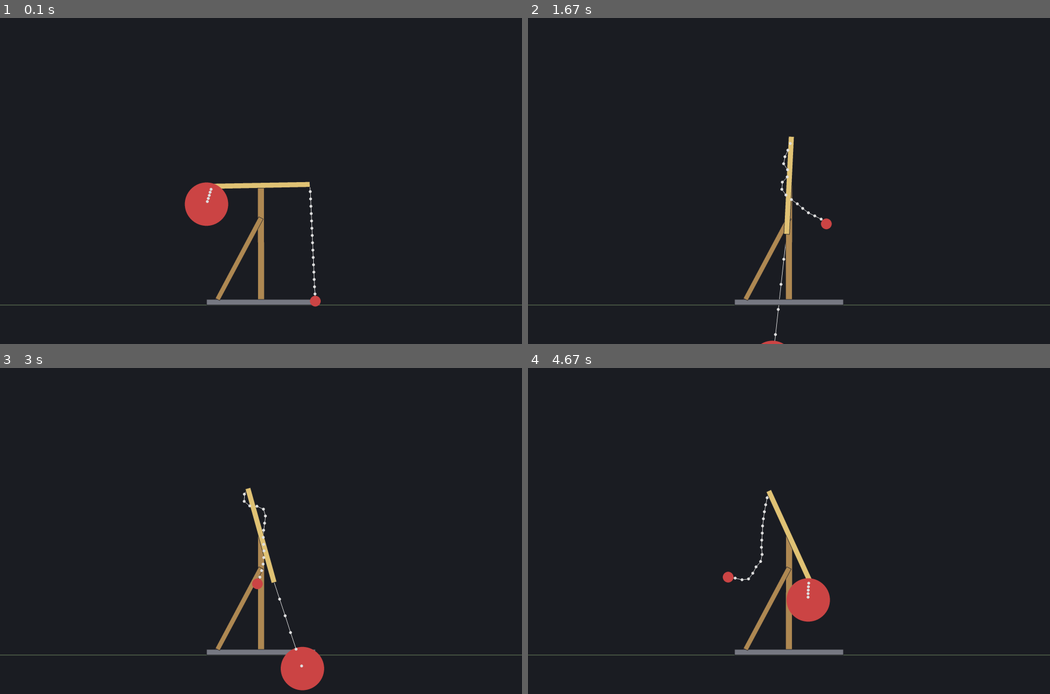
Above: before the commit, frames 1-4 (two rows, left to right).
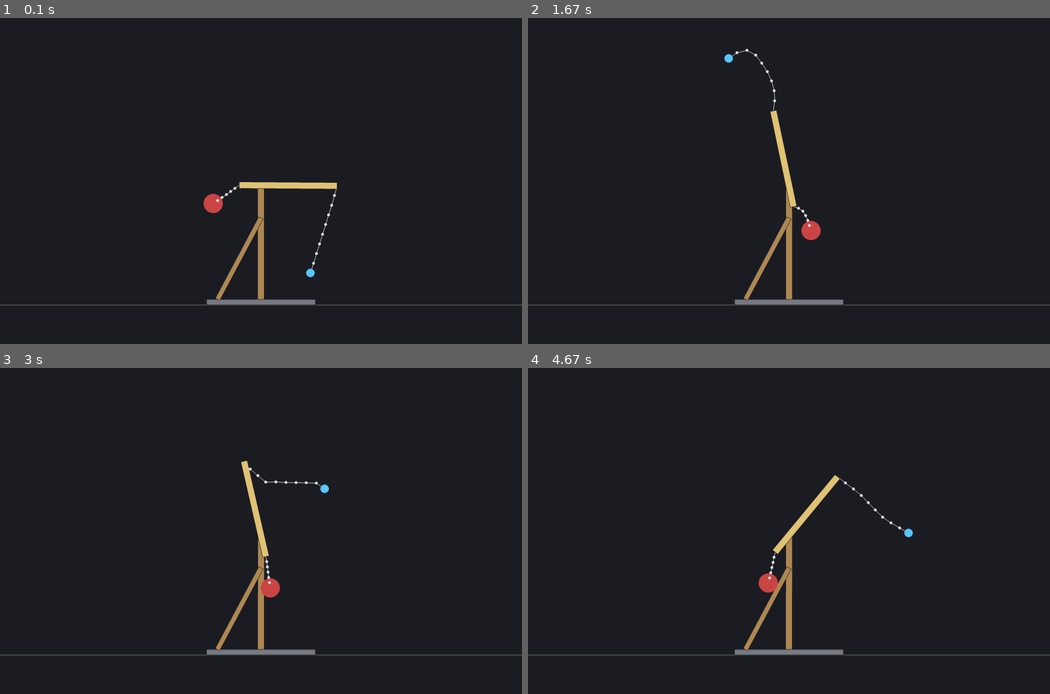
Above: after the commit, the same moments.

Repository: wedrownix/Symulator_fizyczny
Game: pygame game, started from Trebusz_Claude.py
The game is run twice, just before and just after one commit, with the same random seed, the same clock (stepped at 60 frames per second) and the same inputs.
Inputs:
- Up to frame 1 (0.1 s): no input
- Up to frame 2 (1.67 s): tap Space at 0.33, 0.73, 1.03, 1.23, 1.57 s
- Up to frame 3 (3 s): tap Space at 1.87, 2.07, 2.37, 2.63, 2.97 s
- Up to frame 4 (4.67 s): tap Space at 3.27, 3.4, 3.8, 4.1, 4.47 s

The runs differ from the first frame. In frame 1, 1.3% of the frame differs, in the area x 35-65%, y 50-89%; in frame 2, 1.1%; in frame 3, 1.7%; in frame 4, 2.0%, in the area x 37-74%, y 32-78%.

Commit message:
Poprawka kodu

Diff:
--- a/Trebusz_Claude.py
+++ b/Trebusz_Claude.py
@@ -43,6 +43,43 @@
 inertia= ręcznie: I = suma(I_i + m_i * d_i^2).
 UWAGA: z tablic bierzemy zawsze wersję WZGLĘDEM ŚRODKA (pręt: mL^2/12),
 nigdy względem końca (mL^2/3) - resztę dołoży solver.
+
+DLACZEGO LINKI SIĘ ROZCIĄGAJĄ (najważniejsze przy strojeniu sceny)
+------------------------------------------------------------------
+Więz o compliance = 0 jest w teorii nierozciągliwy, ale solver jest typu
+Gauss-Seidel: przechodzi po więzach po kolei, jeden po drugim. Zbieżność
+takiego przechodzenia psuje się dramatycznie, gdy sąsiednie ciała mają
+skrajnie różne masy - lekkie ogniwo nie jest w stanie zatrzymać ciężkiego
+ładunku w jednym przejściu i lina "gumuje".
+
+Zmierzone na scenie z ładunkiem 100 kg, lina z 5 ogniw, 40 podkroków:
+
+    masa ogniwa      maks. rozciągnięcie liny
+    0.001 kg              169 %          <- to był Twój przypadek
+    0.01  kg               16 %
+    0.1   kg                1.2 %
+    0.5   kg                0.17 %
+    2.0   kg                0.04 %
+
+    liczba podkroków (masa ogniwa 0.01 kg):   20 -> 66 %,  40 -> 16 %,
+                                             100 -> 2.4 %, 200 -> 0.55 %
+    liczba iteracji  (masa ogniwa 0.01 kg):    1 -> 16 %,    2 -> 7.7 %,
+                                               4 -> 3.6 %,   8 -> 1.6 %
+    liczba ogniw     (masa ogniwa 1 kg):       2 -> 0.03 %, 20 -> 0.43 %
+
+CZTERY POKRĘTŁA, w kolejności od najskuteczniejszego:
+
+ 1. nodeMass w connectRopeChain  -- REGUŁA KCIUKA: masa ogniwa nie mniejsza
+    niż 1/100 masy ładunku (dla 0.1 % błędu: 1/20). Najtańsze i najskuteczniejsze.
+ 2. World.numSubSteps            -- błąd maleje mniej więcej jak 1/n^2,
+    koszt rośnie liniowo.
+ 3. World.numIterations          -- dodatkowe przejścia po więzach w jednym
+    podkroku; działa słabiej niż podkroki przy tym samym koszcie.
+ 4. numNodes                     -- każde ogniwo to kolejne "kolanko" do
+    przepchnięcia informacji o sile, więc mniej ogniw = sztywniej.
+
+Compliance zostawiamy 0.0 - dodatnia compliance rozciąga linę CELOWO
+(to sprężyna) i nie jest lekarstwem na problem zbieżności.
 
 Sterowanie: SPACJA pauza, R restart, ESC wyjście.
 ===============================================================================
@@ -431,79 +468,166 @@
 
 class Joint:
     """
-    Klasa bazowa. Wzorzec Metoda Szablonowa:
-        solve() = solvePosition() + solveOrientation()
-    a podklasy składają się z gotowych klocków ze slajdów:
-        attach()      = Attach(p1, p2, d_rest, alpha)
-        alignAngle()  = AlignAxes(a1, a2, alpha)      (w 2D: wyrównanie kątów)
-        limitAngle()  = LimitAngle(n, a1, a2, min, max, alpha)
-
-    RAMKI ZACZEPIENIA (slajd "Attachment Frames"):
-    punkt i kąt złącza podajemy RAZ, w układzie świata, przy tworzeniu.
-    Konstruktor zapamiętuje je lokalnie w obu ciałach (localPos/localRot),
-    więc potem jeżdżą razem z ciałami za darmo. updateGlobalFrames()
-    odtwarza aktualne położenie tych ramek w świecie.
+    ===========================================================================
+    KLASA BAZOWA WSZYSTKICH ZŁĄCZY - jak to działa
+    ===========================================================================
+
+    IDEA
+    ----
+    Złącze nie jest obiektem fizycznym. To REGUŁA, którą solver wymusza na
+    dwóch ciałach po tym, jak poleciały one swobodnie w kroku integracji.
+    Każde złącze umie odpowiedzieć na dwa pytania:
+        "o ile te dwa punkty się rozjechały?"   -> solvePosition()
+        "o ile te dwa kąty się rozjechały?"     -> solveOrientation()
+    i zlecić poprawkę. Poprawki liczą dwie funkcje globalne
+    (applyLinearCorrection / applyAngularCorrection), więc sama klasa Joint
+    nie zawiera ani jednego wzoru XPBD - tylko decyduje, CO ma być poprawione.
+
+    DWA UKŁADY WSPÓŁRZĘDNYCH (slajd "Attachment Frames")
+    ----------------------------------------------------
+    Punkt zaczepienia podajesz RAZ, przy tworzeniu złącza, w układzie świata
+    (np. "zawias jest w (0, 2.2)"). Konstruktor natychmiast przelicza go na
+    współrzędne LOKALNE obu ciał (localPos0, localPos1) i tylko te zapamiętuje.
+
+        localPos = worldToLocal(anchor)      <- raz, przy montażu
+        globalPos = localToWorld(localPos)   <- co podkrok, w updateGlobalFrames
+
+    Dzięki temu punkt zaczepienia "jeździ" razem z ciałem za darmo: gdy belka
+    się obróci, jej lokalny punkt (0.9, 0) sam wyląduje w nowym miejscu świata.
+    To samo dotyczy kątów: localRot to kąt ramki złącza względem własnego kąta
+    ciała, a globalRot = body.rot + localRot.
+
+    DWIE RAMKI, NIE JEDNA
+    ---------------------
+    Każde złącze ma DWIE ramki: jedną przyklejoną do body0, drugą do body1.
+    W chwili montażu obie leżą w tym samym miejscu i mają ten sam kąt.
+    Podczas symulacji rozjeżdżają się - i właśnie ten rozjazd
+    (globalPos1 - globalPos0, globalRot1 - globalRot0) jest naruszeniem więzu,
+    które solver kasuje. Cała reszta klasy to tylko różne sposoby mierzenia
+    tego rozjazdu.
+
+    KONWENCJA ZNAKU (jedna dla całego silnika)
+    ------------------------------------------
+    corr = wielkość, o którą ma ZMALEĆ różnica (wartość_ciała_1 - wartość_ciała_0).
+    Ciało 0 dostaje korektę "+", ciało 1 "-". Ta sama umowa obowiązuje dla
+    pozycji, kątów i tłumienia, dzięki czemu podklasy nie muszą myśleć o znakach.
+
+    WZORZEC: METODA SZABLONOWA
+    --------------------------
+    solve() ma ustaloną strukturę (najpierw pozycja, potem orientacja), a to,
+    CO się w tych krokach dzieje, dopisują podklasy. Klasa bazowa daje im do
+    tego gotowe klocki ze slajdów Müllera:
+
+        attach()      = Attach       - trzymaj punkty w zadanej odległości
+        alignAngle()  = AlignAxes    - trzymaj zadany kąt względny
+        limitAngle()  = LimitAngle   - trzymaj kąt w przedziale
+        dampLinear/dampAngular       - tłumienie na poziomie prędkości
+
+    Stąd definicje złączy są jednolinijkowe:
+        linka   = attach(length, unilateral=True)
+        zawias  = attach(0) [+ limitAngle(...)]
+        spaw    = attach(0) + alignAngle(restAngle)
+    Dodanie nowego złącza (np. suwaka) nie wymaga dotykania solvera - wystarczy
+    złożyć inne klocki. To jest sens dziedziczenia po tej klasie.
     """
 
     def __init__(self, body0: Body, body1: Body, anchor: Vec2,
                  frameAngle: float = 0.0):
         self.body0 = body0
         self.body1 = body1
-        self.disabled = False
-
+        self.disabled = False        # True -> złącze pomijane (np. zwolnienie)
+
+        # --- MONTAŻ: przeliczenie punktu i kąta na układy lokalne obu ciał.
+        # Robione dokładnie raz. Od tej chwili złącze "trzyma się" ciał.
         self.localPos0 = body0.worldToLocal(anchor)
         self.localPos1 = body1.worldToLocal(anchor)
         self.localRot0 = frameAngle - body0.rot
         self.localRot1 = frameAngle - body1.rot
 
+        # --- bufory na aktualne (globalne) położenia ramek; odświeżane
+        # w updateGlobalFrames() i czytane potem przez solver i rysowanie
         self.globalPos0 = anchor.clone()
         self.globalPos1 = anchor.clone()
         self.globalRot0 = frameAngle
         self.globalRot1 = frameAngle
 
-        self.force = 0.0          # ostatnia siła więzu [N]
-        self.torque = 0.0         # ostatni moment więzu [Nm]
-        self.elongation = 0.0     # ostatnie wydłużenie [m]
+        # --- diagnostyka: co ostatnio "kosztowało" utrzymanie tego złącza
+        self.force = 0.0          # siła więzu [N]   = lambda/dt^2
+        self.torque = 0.0         # moment więzu [Nm]
+        self.elongation = 0.0     # rozjazd punktów ponad długość spoczynkową [m]
 
     def updateGlobalFrames(self) -> None:
+        """Gdzie SĄ TERAZ obie ramki zaczepienia.
+
+        Wołane na początku każdego klocka (attach/alignAngle/limitAngle), a nie
+        raz na podkrok - i to jest celowe: klocki wykonują się po kolei, każdy
+        zmienia pozycje ciał, więc drugi klocek musi patrzeć na stan już
+        poprawiony przez pierwszy. To jest istota metody Gaussa-Seidla."""
         self.globalPos0 = self.body0.localToWorld(self.localPos0)
         self.globalPos1 = self.body1.localToWorld(self.localPos1)
         self.globalRot0 = self.body0.rot + self.localRot0
         self.globalRot1 = self.body1.rot + self.localRot1
 
     def relativeAngle(self) -> float:
+        """Kąt między ramkami, sprowadzony do (-pi, pi].
+
+        Normalizacja jest konieczna, bo body.rot rośnie bez ograniczeń (koło,
+        które zrobiło 10 obrotów, ma rot = 62.8). Bez niej różnica kątów
+        wyszłaby np. 6.2 zamiast -0.08 i spaw szarpnąłby ciałem o pełny obrót."""
         return normalizeAngle(self.globalRot1 - self.globalRot0)
 
     # ---- szablon --------------------------------------------------------
     def solve(self) -> None:
+        """METODA SZABLONOWA: stały scenariusz, zmienna treść.
+
+        Kolejność ma znaczenie: najpierw ustawiamy punkty (pozycja), potem
+        kąty (orientacja). Odwrotna kolejność też by działała, ale zbiegałaby
+        wolniej - poprawka kątowa przesuwa punkty zaczepienia, więc lepiej
+        żeby to ona była ostatnia."""
         if self.disabled:
             return
         self.solvePosition()
         self.solveOrientation()
 
     def solvePosition(self) -> None:
+        """Do nadpisania: więzy na POŁOŻENIE punktów zaczepienia."""
         pass
 
     def solveOrientation(self) -> None:
+        """Do nadpisania: więzy na KĄT względny ciał."""
         pass
 
     def solveVelocity(self, dt: float) -> None:
+        """Do nadpisania: korekty na POZIOMIE PRĘDKOŚCI (tłumienie, napędy).
+        Wołane po updateVelocities, czyli gdy prędkości są już policzone."""
         pass
 
-    # ---- klocki ---------------------------------------------------------
+    # ---- klocki (Building Blocks ze slajdów) ----------------------------
     def attach(self, restDistance: float = 0.0, compliance: float = 0.0,
                unilateral: bool = False) -> None:
-        """Attach(p1, p2, d_rest, alpha): trzyma punkty zaczepienia
-        w odległości restDistance. restDistance = 0 -> punkty się pokrywają.
-        unilateral = True -> linka (działa tylko na rozciąganie)."""
+        """Attach(p1, p2, d_rest, alpha) - trzyma punkty zaczepienia
+        w odległości restDistance.
+
+            restDistance = 0     -> punkty mają się pokrywać (zawias, spaw)
+            restDistance = L     -> odległość dokładnie L (pręt, linka)
+            unilateral = True    -> więz jednostronny: działa tylko gdy
+                                    odległość jest ZA DUŻA. Tak zachowuje się
+                                    lina: można ją zwinąć, nie można rozciągnąć.
+
+        Krok po kroku:
+            d           wektor od punktu na ciele 0 do punktu na ciele 1
+            elongation  o ile ten wektor jest dłuższy niż ma być (to jest C)
+            corr        wektor o długości C, skierowany wzdłuż d -> tyle ma
+                        zniknąć z różnicy (pozycja1 - pozycja0)
+        """
         self.updateGlobalFrames()
         d = Vec2().subtractVectors(self.globalPos1, self.globalPos0)
         dist = d.length()
         if dist == 0.0:
-            return
+            return                      # punkty się pokrywają - nie ma kierunku
         self.elongation = dist - restDistance
         if unilateral and self.elongation < 0.0:
-            self.force = 0.0
+            self.force = 0.0            # lina luźna - żadnej siły
             return
         corr = d.scale(self.elongation / dist)
         self.force = applyLinearCorrection(corr, self.body0, self.globalPos0,
@@ -511,7 +635,15 @@
                                            compliance)
 
     def alignAngle(self, targetAngle: float = 0.0, compliance: float = 0.0) -> None:
-        """AlignAxes: wymusza zadany kąt względny ramek."""
+        """AlignAxes(a1, a2, alpha) - wymusza zadany kąt względny ramek.
+
+        W 3D trzeba do tego iloczynu wektorowego dwóch osi (a1 x a2), bo osi
+        obrotu jest wiele. W 2D oś jest jedna, więc "kąt względny" to zwykła
+        liczba i cały więz sprowadza się do odejmowania.
+
+        targetAngle = 0 oznacza "obie ramki mają ten sam kąt", czyli spaw.
+        Uwaga: FixedJoint podaje tu restAngle zapamiętany przy montażu, żeby
+        nie prostować na siłę belek, które zostały zbudowane pod kątem."""
         self.updateGlobalFrames()
         corr = normalizeAngle(self.relativeAngle() - targetAngle)
         self.torque = applyAngularCorrection(corr, self.body0, self.body1,
@@ -519,8 +651,15 @@
 
     def limitAngle(self, minAngle: float, maxAngle: float,
                    compliance: float = 0.0) -> None:
-        """LimitAngle: nic nie robi wewnątrz zakresu, na krawędzi popycha
-        z powrotem. Ustawienie min = max daje serwo (kąt docelowy)."""
+        """LimitAngle(n, a1, a2, min, max, alpha) - ogranicznik zakresu.
+
+        Wewnątrz przedziału NIE ROBI NIC (zawias jest swobodny), a po jego
+        przekroczeniu popycha z powrotem dokładnie do krawędzi. To jest więz
+        jednostronny, kątowy odpowiednik liny.
+
+        Sztuczka: ustawienie minAngle = maxAngle = fi zamienia ogranicznik
+        w serwo, które trzyma zadany kąt. Tak właśnie na slajdach Müllera
+        z tego samego klocka powstają Hinge, Servo i Motor."""
         self.updateGlobalFrames()
         phi = self.relativeAngle()
         if minAngle <= phi <= maxAngle:
@@ -530,15 +669,23 @@
                                              self.body0, self.body1, compliance)
 
     def dampAngular(self, dt: float, coeff: float) -> None:
-        """DampAngular ze slajdu: zbliża prędkości kątowe obu ciał.
-        Działa na POZIOMIE PRĘDKOŚCI, czyli po updateVelocities."""
+        """DampAngular ze slajdu - zbliża prędkości kątowe obu ciał.
+
+        Nie jest to tarcie w przegubie w sensie fizycznym, tylko wygaszanie
+        drgań. Mnożnik min(coeff*dt, 1) gwarantuje, że nigdy nie odejmiemy
+        więcej niż całą różnicę prędkości - inaczej tłumienie zaczęłoby
+        rozkręcać układ w drugą stronę."""
         if coeff <= 0.0:
             return
         corr = (self.body1.omega - self.body0.omega) * min(coeff * dt, 1.0)
         applyAngularCorrection(corr, self.body0, self.body1, 0.0, velocityLevel=True)
 
     def dampLinear(self, dt: float, coeff: float) -> None:
-        """DampLinear ze slajdu: tłumi względny ruch punktów zaczepienia."""
+        """DampLinear ze slajdu - tłumi względny ruch punktów zaczepienia.
+
+        velocityAt() liczy prędkość PUNKTU ciała (v + omega x r), a nie
+        środka masy - bo to punkt zaczepienia jest tym, co ma przestać drgać.
+        Przydatne na linkach: bez tego łańcuch ogniw drga w nieskończoność."""
         if coeff <= 0.0:
             return
         self.updateGlobalFrames()
@@ -559,7 +706,7 @@
 
     def __init__(self, body0: Body, body1: Body, anchor0: Vec2, anchor1: Vec2,
                  length: Optional[float] = None, compliance: float = 0.0,
-                 unilateral: bool = True, damping: float = 0.2):
+                 unilateral: bool = True, damping: float = 0.0):
         super().__init__(body0, body1, anchor0)
         self.localPos1 = body1.worldToLocal(anchor1)   # drugi koniec osobno
         self.globalPos1 = anchor1.clone()
@@ -653,10 +800,18 @@
     """
 
     def __init__(self, gravity: Vec2 = Vec2(0.0, -9.81),
-                 dt: float = 1.0 / 60.0, numSubSteps: int = 40):
+                 dt: float = 1.0 / 60.0, numSubSteps: int = 40,
+                 numIterations: int = 1):
         self.gravity = gravity.clone()
         self.dt = dt
+        # POKRĘTŁO nr 2: więcej podkroków = sztywniejsze więzy (błąd ~ 1/n^2),
+        # koszt rośnie liniowo. To pierwsza rzecz do podkręcenia, gdy linki
+        # się rozciągają, a nie da się już zwiększyć masy ogniw.
         self.numSubSteps = numSubSteps
+        # POKRĘTŁO nr 3: dodatkowe przejścia po więzach WEWNĄTRZ podkroku.
+        # Przy tym samym koszcie działa słabiej niż podkroki (patrz tabela
+        # w nagłówku), ale bywa przydatne, gdy dt jest już bardzo małe.
+        self.numIterations = numIterations
         self.bodies: List[Body] = []
         self.joints: List[Joint] = []
 
@@ -693,13 +848,46 @@
         return self._add(RopeJoint(b0, b1, anchor0, anchor1, **kw))
 
     def connectRopeChain(self, b0: Body, anchor0: Vec2, b1: Body, anchor1: Vec2,
-                         numNodes: int = 4, nodeMass: float = 0.1,
-                         length: Optional[float] = None) -> List[PointMass]:
+                         numNodes: int = 4, nodeMass: Optional[float] = None,
+                         length: Optional[float] = None,
+                         compliance: float = 0.0) -> List[PointMass]:
         """Lina z ogniw: b0 --o--o--o--o-- b1. Zamiast jednego więzu robimy
-        łańcuch mas punktowych, dzięki czemu lina naprawdę zwisa i faluje."""
+        łańcuch mas punktowych, dzięki czemu lina naprawdę zwisa i faluje.
+
+        TU SIĘ STROI ROZCIĄGLIWOŚĆ LINY (patrz tabela w nagłówku pliku):
+
+        nodeMass -- POKRĘTŁO nr 1, najważniejsze. Solver jest typu
+            Gauss-Seidel, więc przy skrajnym stosunku mas (ogniwo 0.001 kg
+            trzymające 100 kg) informacja o sile nie zdąży przejść przez
+            łańcuch w jednym przejściu i lina się "gumuje". Reguła kciuka:
+            masa ogniwa >= masa ładunku / 100. Poniżej jest to wymuszane
+            automatycznie, z komunikatem - żeby scena nie psuła się po cichu.
+            nodeMass = None -> masa dobrana sama (1/50 masy ładunku).
+
+        numNodes -- POKRĘTŁO nr 4. Każde ogniwo to kolejne kolanko, przez
+            które musi przejść siła, więc mniej ogniw = sztywniejsza lina.
+            Więcej ogniw = ładniejszy zwis. 4-8 to zwykle dobry kompromis.
+
+        compliance -- zostawiamy 0.0. Dodatnia compliance to CELOWA
+            sprężystość liny (w m/N), a nie lekarstwo na złą zbieżność.
+        """
+        # --- dobór masy ogniwa i zabezpieczenie przed skrajnym stosunkiem mas
+        loadMass = b1.mass if b1.mass > 0.0 else b0.mass
+        if nodeMass is None:
+            nodeMass = max(loadMass / 50.0, 1e-3)
+        minMass = loadMass / 100.0
+        if loadMass > 0.0 and nodeMass < minMass:
+            print(f"[lina] masa ogniwa {nodeMass:g} kg jest za mała wobec "
+                  f"ładunku {loadMass:g} kg - podnoszę do {minMass:g} kg "
+                  f"(inaczej lina będzie się rozciągać)")
+            nodeMass = minMass
+
         if length is None:
             length = Vec2().subtractVectors(anchor1, anchor0).length()
-        seg = length / (numNodes + 1)
+        seg = length / (numNodes + 1)          # długość pojedynczego ogniwa
+
+        # kierunek, wzdłuż którego rozkładamy ogniwa na starcie; dzięki temu
+        # w chwili t = 0 żaden więz nie jest naruszony i nie ma "szarpnięcia"
         direction = Vec2().subtractVectors(anchor1, anchor0)
         dl = direction.length()
         direction.scale(1.0 / dl if dl > 0.0 else 0.0)
@@ -710,10 +898,13 @@
             p = anchor0.clone().add(direction, seg * (i + 1))
             node = self.addPointMass(p.x, p.y, nodeMass, 0.03,
                                      color=(225, 225, 225))
-            self.connectRope(prevBody, node, prevPoint, p, length=seg)
+            self.connectRope(prevBody, node, prevPoint, p, length=seg,
+                             compliance=compliance)
             nodes.append(node)
             prevBody, prevPoint = node, p
-        self.connectRope(prevBody, b1, prevPoint, anchor1, length=seg)
+        # ostatnie ogniwo domyka łańcuch do ciała docelowego
+        self.connectRope(prevBody, b1, prevPoint, anchor1, length=seg,
+                         compliance=compliance)
         return nodes
 
     def _add(self, obj):
@@ -726,8 +917,9 @@
         for _ in range(self.numSubSteps):
             for b in self.bodies:
                 b.integrate(sdt, self.gravity)
-            for j in self.joints:
-                j.solve()
+            for _ in range(self.numIterations):
+                for j in self.joints:
+                    j.solve()
             for b in self.bodies:
                 b.updateVelocities()
             for j in self.joints:
@@ -763,45 +955,58 @@
 # %% 8. SCENA - PRZYKŁAD BUDOWY Z KLOCKÓW
 # =============================================================================
 
-world = World(gravity=Vec2(0.0, -9.81), dt=1.0 / 60.0, numSubSteps=40)
+world = World(gravity=Vec2(0.0, -9.81), dt=1.0 / 60.0,
+              numSubSteps=40,        # POKRĘTŁO nr 2 (sztywność wszystkich więzów)
+              numIterations=1)       # POKRĘTŁO nr 3
 
 
 def setup_scene() -> None:
-    """Żuraw: nieruchoma podstawa -> maszt (spaw) -> wysięgnik na zawiasie
-    -> odciąg z linki -> ładunek na linie z ogniw -> wahadło na zawiasie.
-    Trzy typy złączy i oba typy ciał, w kilkunastu linijkach."""
+    """Żuraw z dwoma ładunkami na linkach.
+
+    Klocki użyte w scenie:
+        Beam(density=0)  - element nieruchomy (podstawa)
+        FixedJoint       - maszt i zastrzał przyspawane do podstawy
+        RevoluteJoint    - wysięgnik obraca się na szczycie masztu
+        connectRopeChain - dwie liny z ogniw, z ładunkami na końcach
+
+    Masy ogniw są dobrane do mas ładunków (reguła: >= ładunek/100), inaczej
+    liny gumują - patrz tabela w nagłówku pliku."""
     world.clear()
 
-    # podstawa: density = 0 -> masa nieskończona, element nieruchomy
+    # --- podstawa: density = 0 -> masa 0 -> ciało nieruchome
     base = world.addBeam(0.0, 0.05, 2.0, 0.10, density=0.0, color=(120, 122, 132))
 
-    # maszt przyspawany do podstawy (ZŁĄCZE STAŁE)
+    # --- maszt przyspawany do podstawy (ZŁĄCZE STAŁE)
     mast = world.addBeamBetween(Vec2(0.0, 0.10), Vec2(0.0, 2.20), 0.12,
                                 density=25.0, color=(176, 138, 84))
     world.connectFixed(base, mast, Vec2(0.0, 0.10))
 
-    # zastrzał: druga belka też przyspawana - rama sztywna
+    # --- zastrzał: druga belka też przyspawana -> rama sztywna
     brace = world.addBeamBetween(Vec2(-0.8, 0.10), Vec2(0.0, 1.60), 0.09,
                                  density=25.0, color=(176, 138, 84))
     world.connectFixed(base, brace, Vec2(-0.8, 0.10))
     world.connectFixed(mast, brace, Vec2(0.0, 1.60))
 
-    # wysięgnik na ZAWIASIE w szczycie masztu, z ograniczeniem kąta
-    boom = world.addBeam(0, 2.20, 1.8, 0.10, density=18.0)
-    world.connectRevolute(mast, boom, Vec2(0.0, 2.20),
-                          minAngle=-2, maxAngle=2, damping=1.0)
-
-    # ładunek na LINIE Z OGNIW ina faluje
-    hook = world.addPointMass(1, 0.1, 1.0, 0.1, color=(205, 70, 70))
-    world.connectRopeChain(boom, boom.end(1.0), hook, hook.pos.clone(),
-                           numNodes=15, nodeMass=0.001)
-
-    # ładunek na LINIE Z OGNIW
-    hook = world.addPointMass(-1, 1.9, 100.0, 0.4, color=(205, 70, 70))
-    world.connectRopeChain(boom, boom.end(-1.0), hook, hook.pos.clone(),
-                           numNodes=5, nodeMass=0.001)
-
-
+    # --- wysięgnik na ZAWIASIE w szczycie masztu.
+    # Gęstość jest duża, bo lekki wysięgnik obciążony 100 kg z jednej strony
+    # natychmiast staje pionowo i uderza w ogranicznik kąta.
+    boom = world.addBeam(0.5, 2.20, 1.8, 0.12, density=120.0)
+    world.connectRevolute(mast, boom, Vec2(0, 2.20),
+                          minAngle=-2, maxAngle=2,   # ogranicznik wychyłu
+                          damping=2.0)                    # wygaszanie kołysania
+
+    # --- lekki ładunek na długiej linie (prawa strona)
+    # 1 kg, ogniwa po 0.05 kg -> stosunek 20:1, lina praktycznie nierozciągliwa
+    load1 = world.addPointMass(0.9, 0.6, 1.0, 0.08, color=(90, 200, 255))
+    world.connectRopeChain(boom, boom.end(1.0), load1, load1.pos.clone(),
+                           numNodes=8, nodeMass=0.1)
+
+    # --- ciężki ładunek na krótkiej linie (lewa strona)
+    # 100 kg, ogniwa po 1.0 kg -> stosunek 100:1, błąd rzędu 0.1 %
+    # nodeMass=None też jest poprawne: masa dobierze się sama (ładunek/50)
+    load2 = world.addPointMass(-0.9, 1.90, 100.0, 0.18, color=(205, 70, 70))
+    world.connectRopeChain(boom, boom.end(-1.0), load2, load2.pos.clone(),
+                           numNodes=5, nodeMass=0.1 )
 
 
 # =============================================================================
